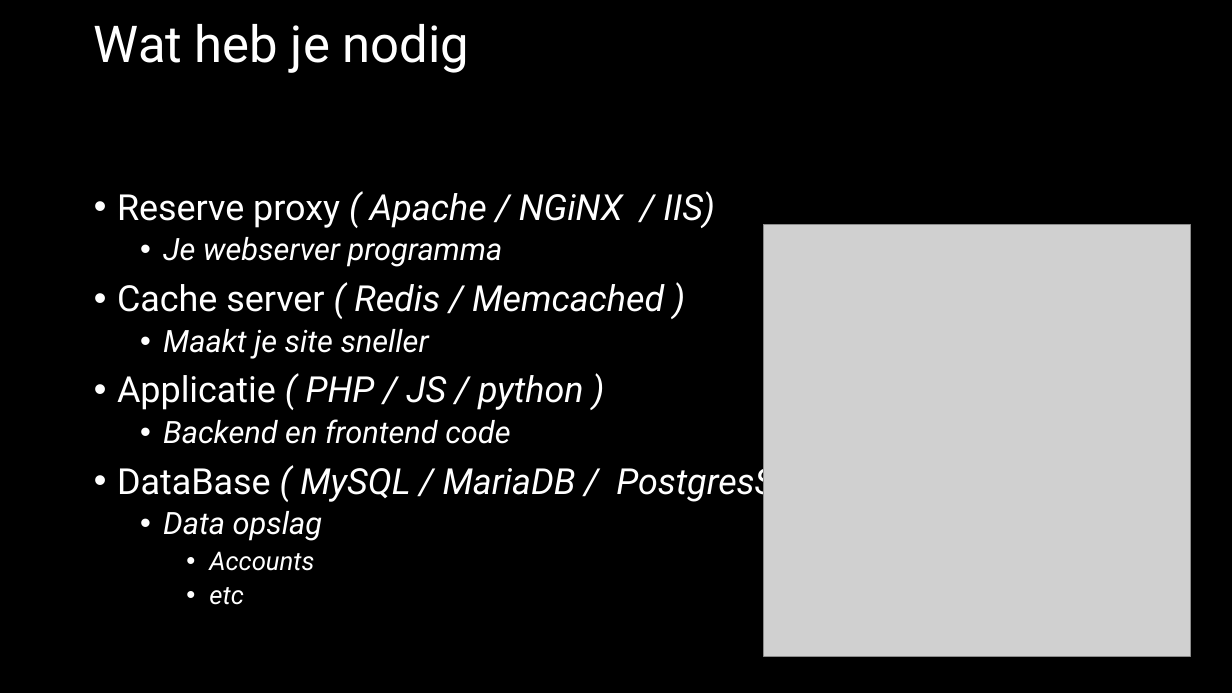
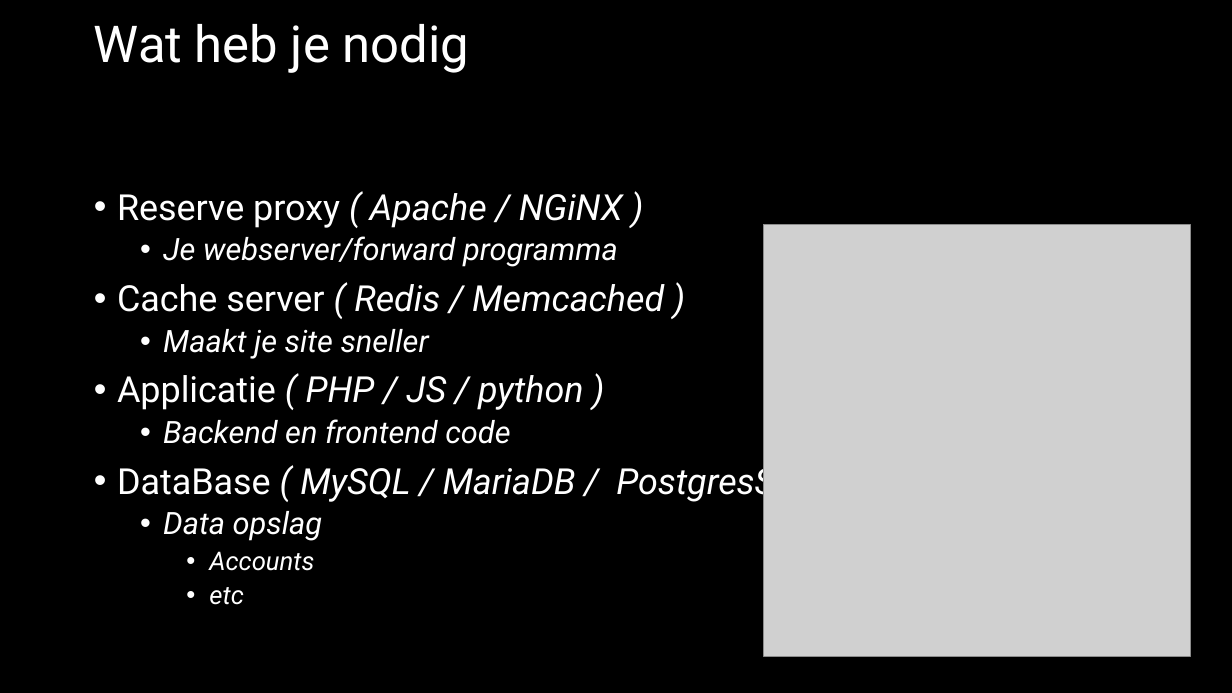
Before and after one commit to jheidebrink-ma/m5prog_opdrachtensite, a slide deck: slide 4 of Presentaties_versie_d/01 Docker en Env.pptx (slide 3 before the commit). Drawn at 1232x693 pixels with LibreOffice and Linux fonts; fonts in the diff are those of the drawing; grey boxes stand for pictures. Boxes give left, top, right and bottom in pixels: in the first picture for what was removed or moved away, otherwise in the second. Text is boxed around its words. In the diff, an @@ line names an element or a change of style, - is before the commit and + after.

```diff
--- a/Presentaties_versie_d/01 Docker en Env.pptx
+++ b/Presentaties_versie_d/01 Docker en Env.pptx
@@ text at (117, 193, 623, 267): text changed; size 28 to 24 pt @@
-• Reserve proxy ( Apache / NGiNX / IIS)
-  • Je webserver programma
+• Reserve proxy ( Apache / NGiNX )
+  • Je webserver/forward programma
```
Also in this commit, not shown: 4 other slides changed, 1 slide added, 24 other files.
